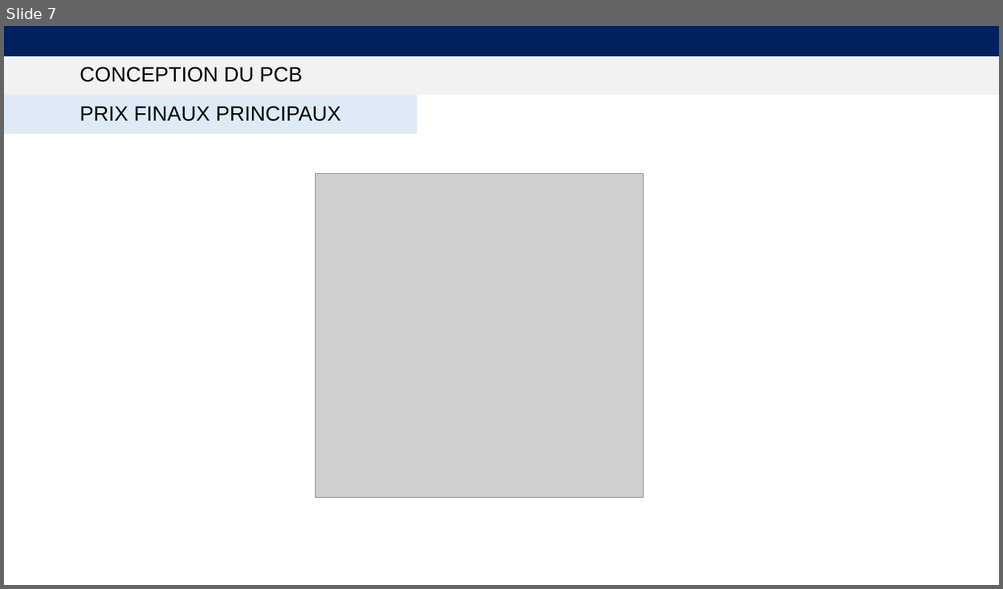
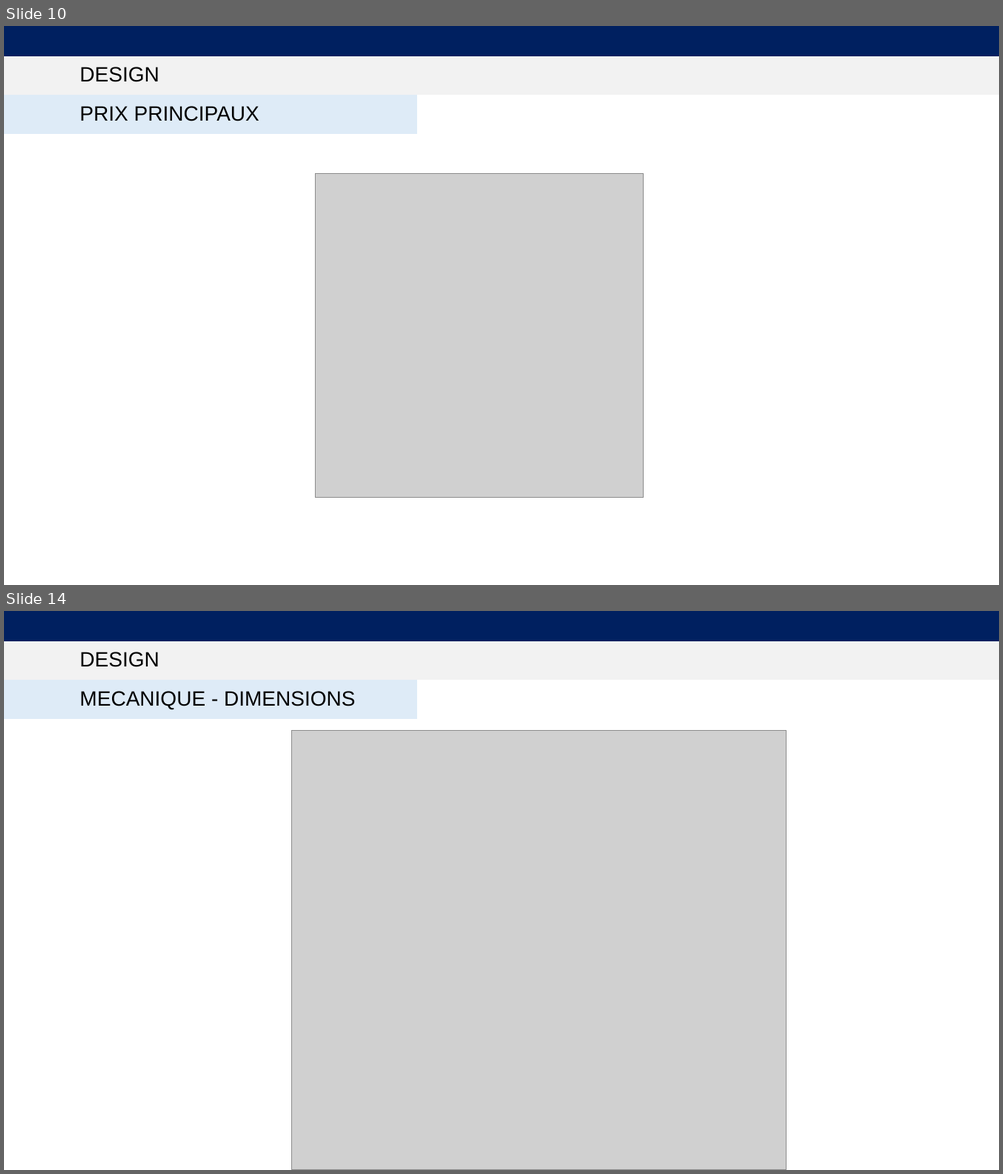
Before and after one commit to Ali-Z0/2221_Underwater-Positioning-System, a slide deck: doc/Presentations/Final/2221_LocalisationSousMarine-PresentationFinale.pptx. Shown one above the other, each under a label of ours: slide 7 before the commit, slides 10 and 14 after it; the slides between them are not shown. The pictures are 1003x589 and 1003x1174 pixels, drawn with LibreOffice and Linux fonts; fonts in the diff are those of the drawing; grey boxes stand for pictures. Boxes give left, top, right and bottom in pixels: in the first picture for what was removed or moved away, otherwise in the second. Text is boxed around its words. In the diff, an @@ line names an element or a change of style, - is before the commit and + after.

```diff
--- a/doc/Presentations/Final/2221_LocalisationSousMarine-PresentationFinale.pptx
+++ b/doc/Presentations/Final/2221_LocalisationSousMarine-PresentationFinale.pptx
@@ slide 14 added at (4,611,999,1170), background #FFFFFF @@
@@ rectangle added at (4,611,999,641), fill #002060, outline #002060 1 pt @@
@@ rectangle added at (4,641,999,680), fill #F2F2F2, outline #F2F2F2 1 pt @@
@@ title added at (79,652,159,667), 20 pt, text #000000 @@
+DESIGN
@@ rectangle added at (4,681,417,719), fill #DEEBF7, outline #DEEBF7 1 pt @@
@@ text added at (79,691,356,710), 20 pt, text #000000 @@
+MECANIQUE - DIMENSIONS
@@ picture added at (292,730,787,1170) @@
@@ what was slide 7 is now slide 10 @@
@@ slide 10 changed as well @@
@@ title at (79,67,159,82): text changed @@
-CONCEPTION DU PCB
+DESIGN
@@ text at (79,106,259,121): text changed @@
-PRIX FINAUX PRINCIPAUX
+PRIX PRINCIPAUX
```
Also in this commit, not shown: 6 other slides changed, 9 other slides added, 1 slide removed, 3 other files.
